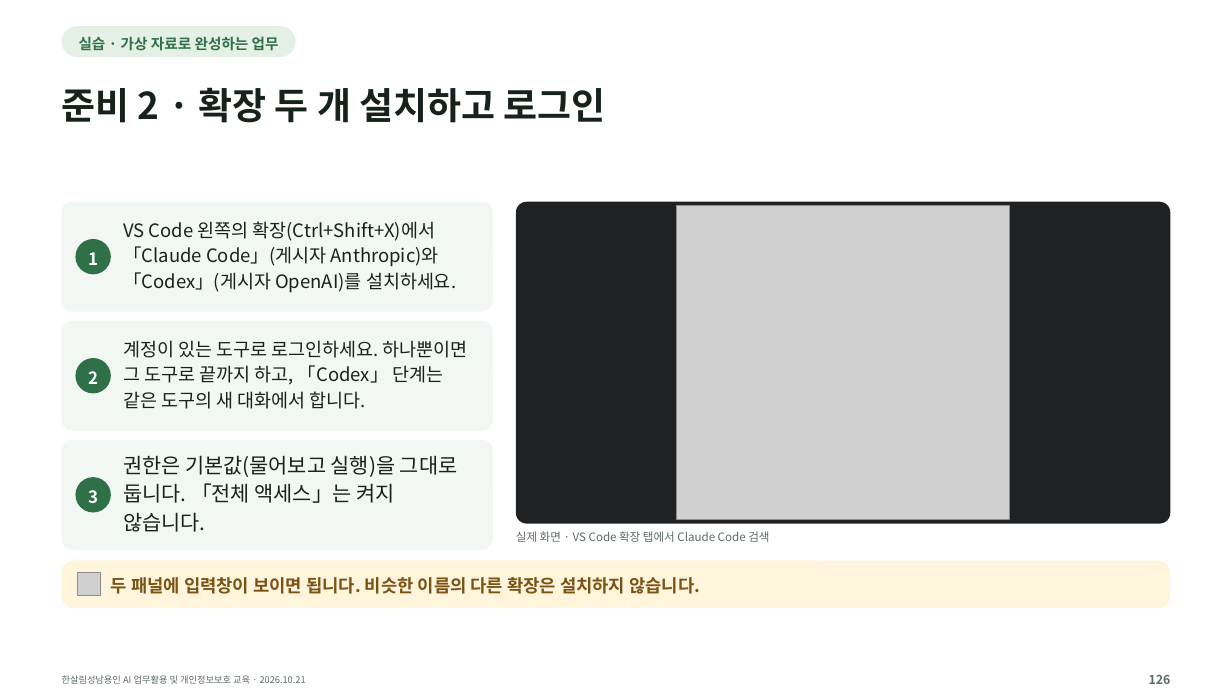
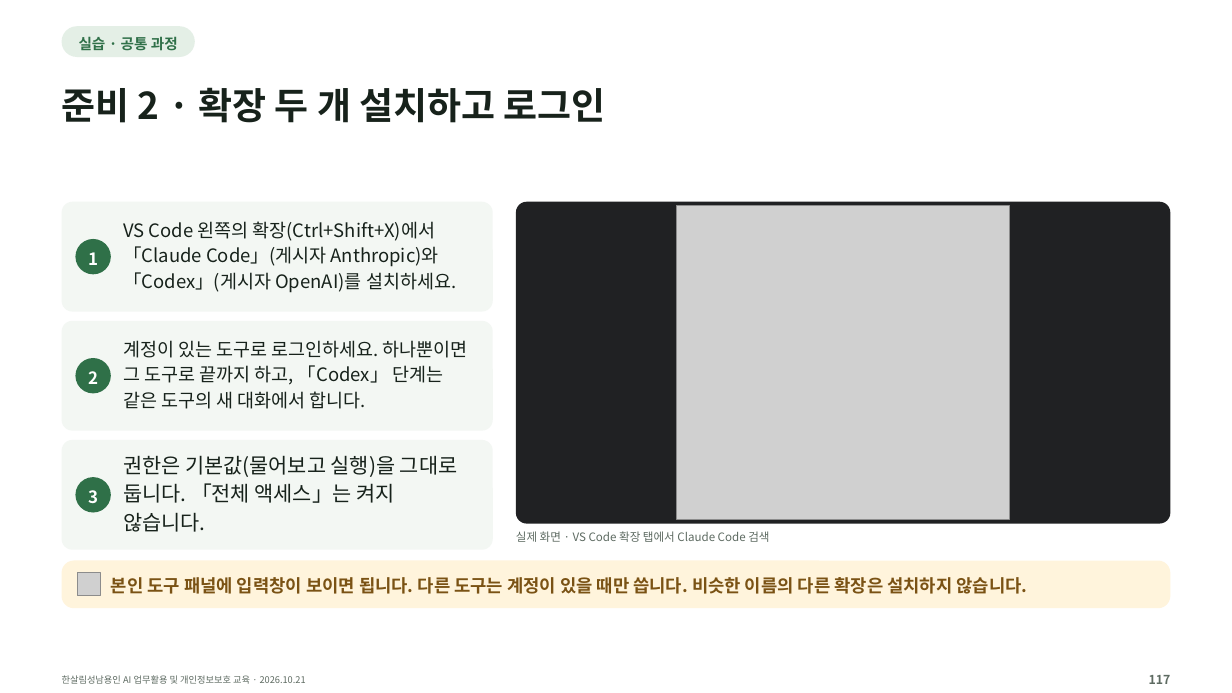
Before and after one commit to kscold/kscold-blog-version-2, a slide deck: slide 117 of apps/web/public/hansalim/files/한살림_AI교육_강의자료.pptx (slide 120 before the commit). Drawn at 1232x693 pixels with LibreOffice and Linux fonts; fonts in the diff are those of the drawing; grey boxes stand for pictures. Boxes give left, top, right and bottom in pixels: in the first picture for what was removed or moved away, otherwise in the second. Text is boxed around its words. In the diff, an @@ line names an element or a change of style, - is before the commit and + after.

Commit message:
fix(frontend): 한살림 자료를 최신 164장 자료 묶음으로 갱신함
- 강의 저장소 39f17db의 release e434be337f57ec3f(164장)로 실습 ZIP·PDF·PPT를 바꿈. 글꼴 ZIP은 그대로임
- 새 실습 ZIP에 든 실습길잡이.pdf를 폴더 그림에 넣고, 준비가 끝나면 이 문서부터 열도록 안내함(ZIP의 먼저읽기.txt와 같은 안내)
- 새 PDF는 출처 링크를 빼고 영상 링크 20개만 남겼음. 영상이 있는 5장 모두 링크가 있어 웹 슬라이드에서 그대로 눌림

```diff
--- a/apps/web/public/hansalim/files/한살림_AI교육_강의자료.pptx
+++ b/apps/web/public/hansalim/files/한살림_AI교육_강의자료.pptx
@@ rounded rectangle: place and size @@
-rounded rectangle at (62,26,296,56)
+rounded rectangle at (62,26,195,56)
@@ text at (79,36,178,51): text changed @@
-실습 · 가상 자료로 완성하는 업무
+실습 · 공통 과정
@@ text at (111,577,1028,594): text changed @@
-두 패널에 입력창이 보이면 됩니다. 비슷한 이름의 다른 확장은 설치하지 않습니다.
+본인 도구 패널에 입력창이 보이면 됩니다. 다른 도구는 계정이 있을 때만 씁니다. 비슷한 이름의 다른 확장은 설치하지 않습니다.
@@ text at (1149,675,1171,684): text changed @@
-126
+117
```
Also in this commit, not shown: 150 other slides changed, 8 slides added, 9 slides removed, 5 other files.
